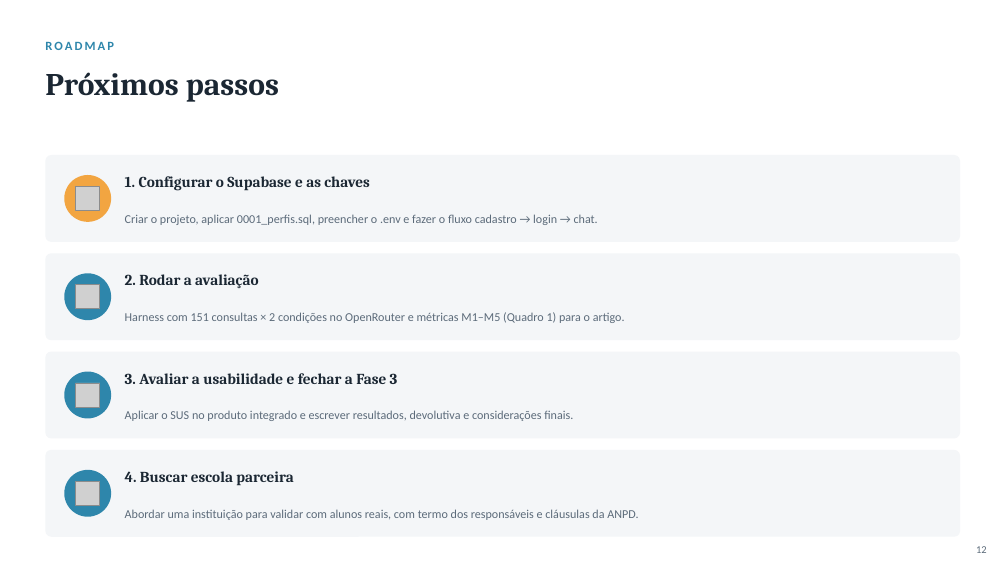
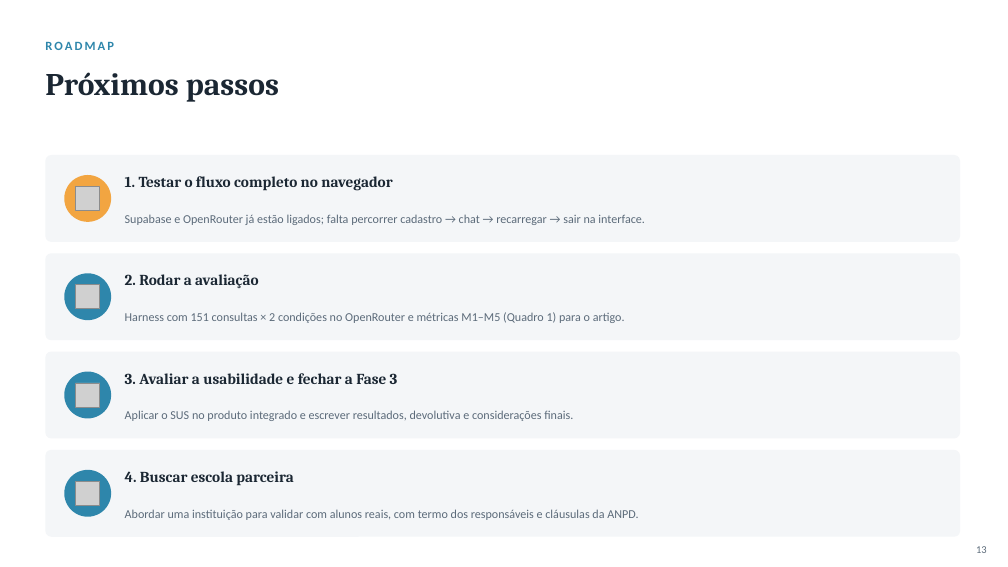
Before and after one commit to thiagoreis12/EducaChat, a slide deck: slide 13 of EducaChat_Apresentacao_Tecnica.pptx (slide 12 before the commit). Drawn at 1008x567 pixels with LibreOffice and Linux fonts; fonts in the diff are those of the drawing; grey boxes stand for pictures. Boxes give left, top, right and bottom in pixels: in the first picture for what was removed or moved away, otherwise in the second. Text is boxed around its words. In the diff, an @@ line names an element or a change of style, - is before the commit and + after.

```diff
--- a/EducaChat_Apresentacao_Tecnica.pptx
+++ b/EducaChat_Apresentacao_Tecnica.pptx
@@ text at bbox=[125, 176, 392, 191]: text changed @@
-1. Configurar o Supabase e as chaves
+1. Testar o fluxo completo no navegador
@@ text at bbox=[125, 214, 645, 225]: text changed @@
-Criar o projeto, aplicar 0001_perfis.sql, preencher o .env e fazer o fluxo cadastro → login → chat.
+Supabase e OpenRouter já estão ligados; falta percorrer cadastro → chat → recarregar → sair na interface.
```
Also in this commit, not shown: 10 other slides changed, 1 slide added.
